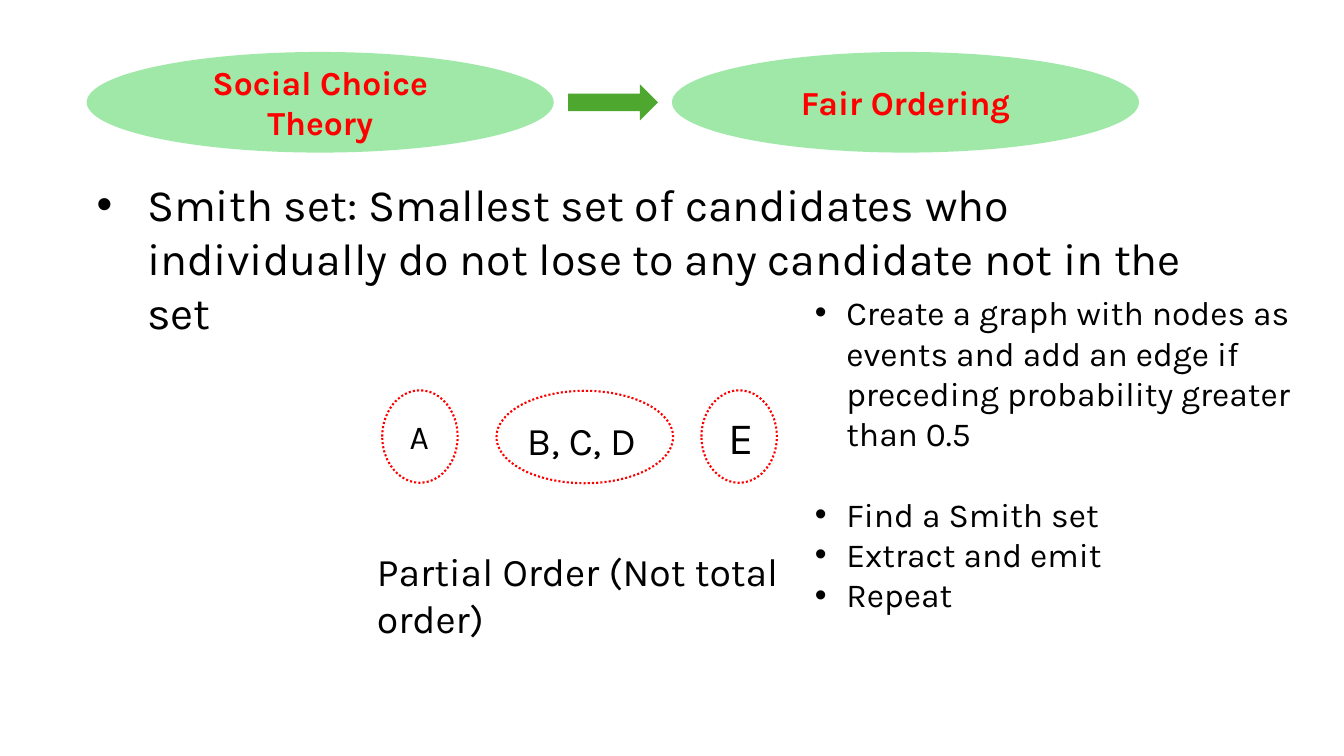
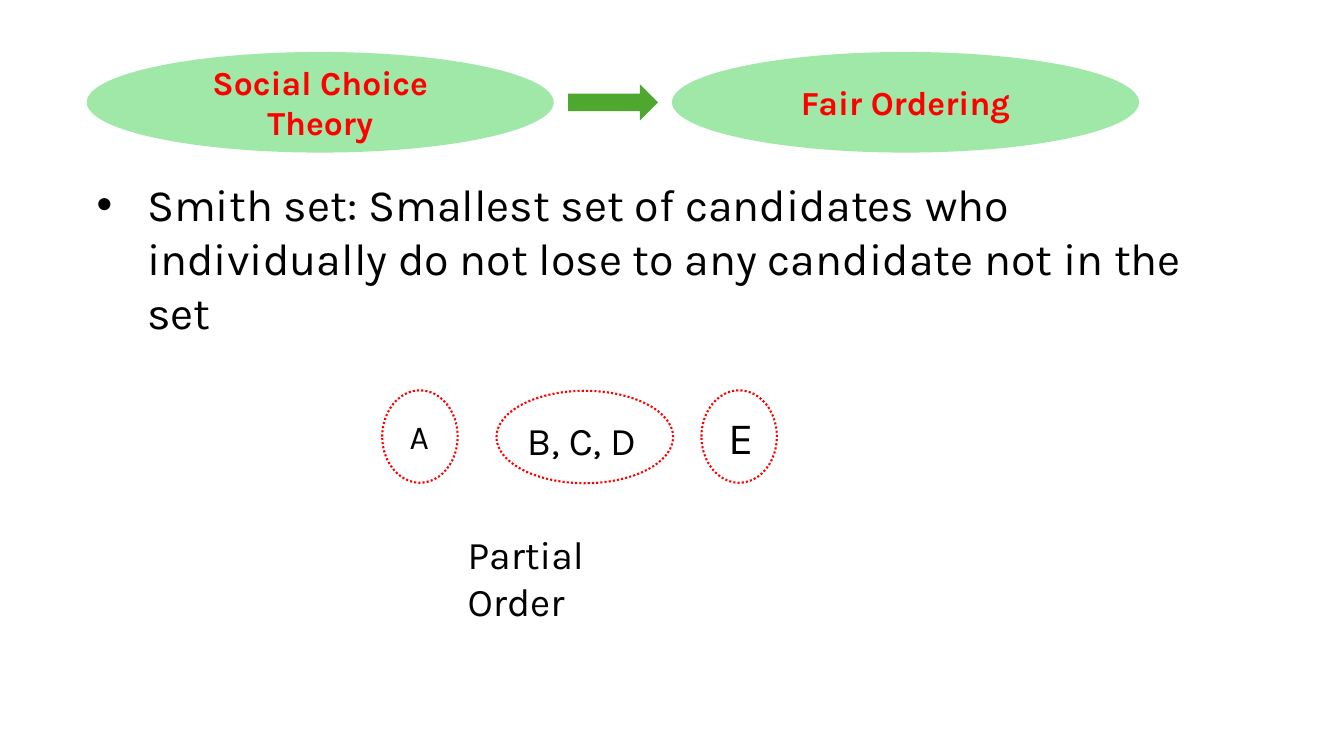
Before and after one commit to HaseebLUMS/Onyx-Presentation, a slide deck: slide 157 of thesis-latency-fairness.pptx (slide 156 before the commit). Drawn at 1344x756 pixels with LibreOffice and Linux fonts; fonts in the diff are those of the drawing. Boxes give left, top, right and bottom in pixels: in the first picture for what was removed or moved away, otherwise in the second. Text is boxed around its words. In the diff, an @@ line names an element or a change of style, - is before the commit and + after.

```diff
--- a/thesis-latency-fairness.pptx
+++ b/thesis-latency-fairness.pptx
@@ text removed at [846,302,1290,615] @@
-• Create a graph with nodes as events and add an edge if preceding probability greater than 0.5
-• Find a Smith set
-• Extract and emit
-• Repeat
@@ text at [468,542,584,617]: text changed @@
-Partial Order (Not total order)
+Partial Order
```
Also in this commit, not shown: 7 other slides changed, 1 slide added.
